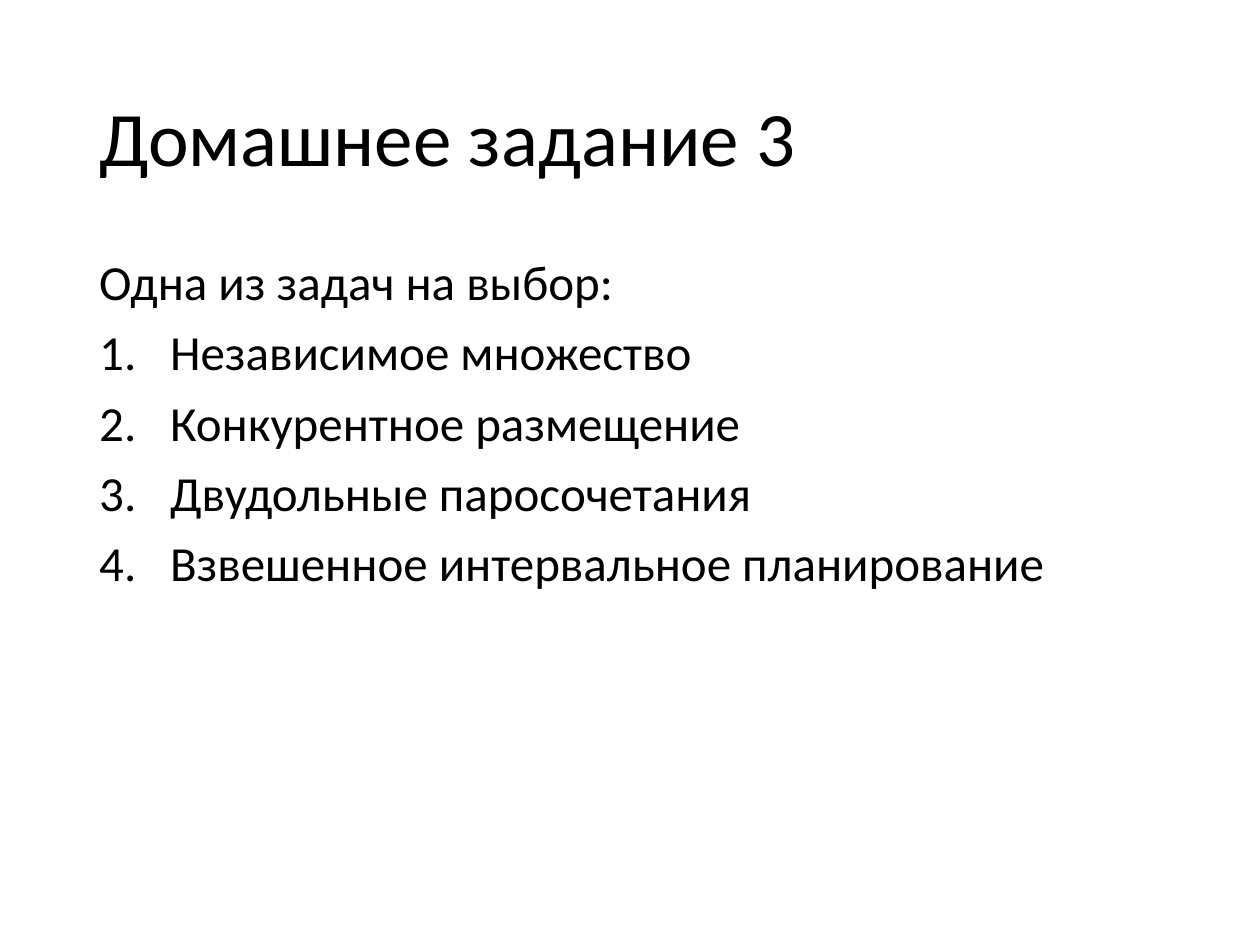
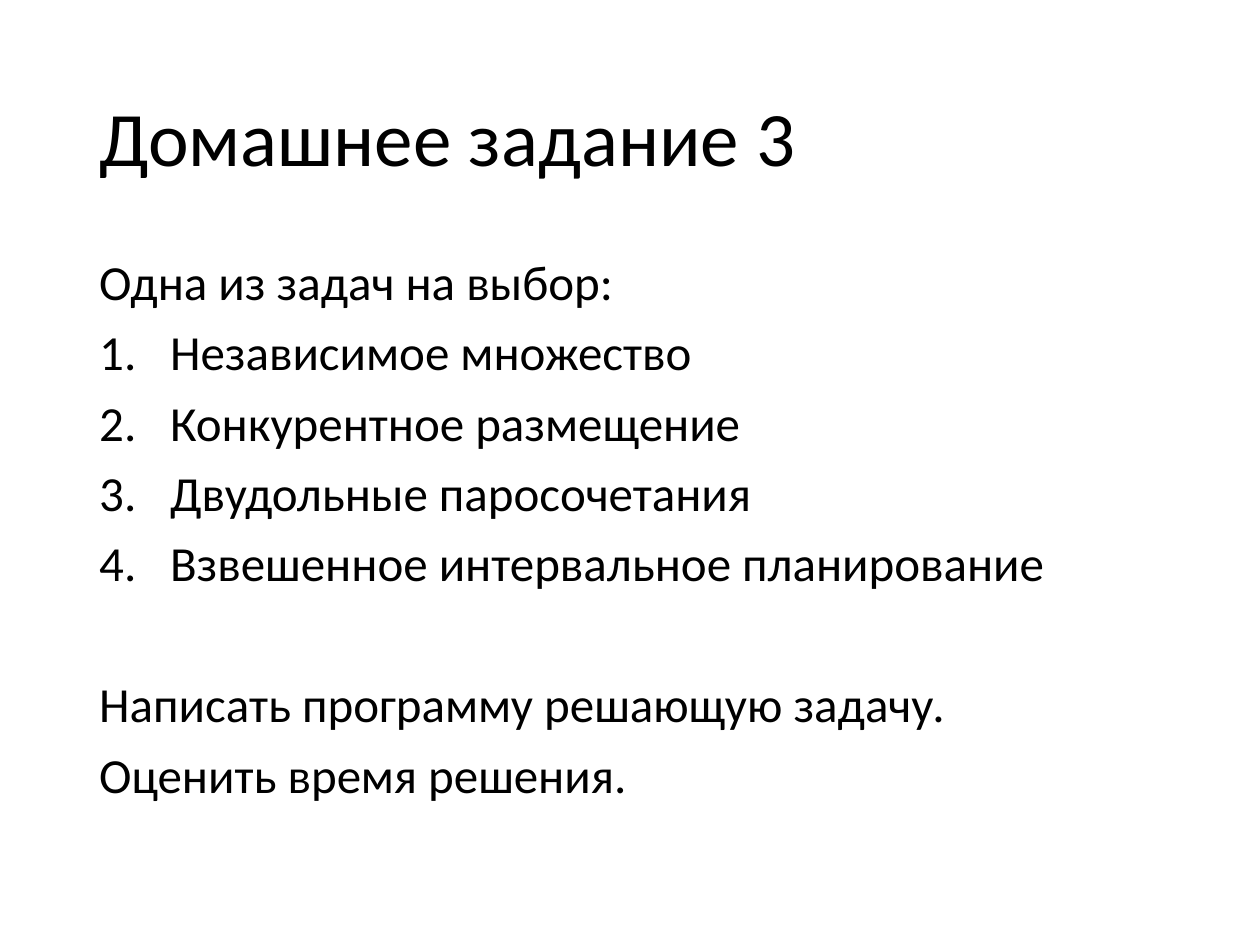
Before and after one commit to sudakov/algo-lab, a slide deck: slide 25 of practice.pptx. Drawn at 1260x945 pixels with LibreOffice and Linux fonts; fonts in the diff are those of the drawing. Boxes give left, top, right and bottom in pixels: in the first picture for what was removed or moved away, otherwise in the second. Text is boxed around its words. In the diff, an @@ line names an element or a change of style, - is before the commit and + after.

```diff
--- a/practice.pptx
+++ b/practice.pptx
@@ text at (99,690,945,801): paragraphs added @@
+Написать программу решающую задачу.
+Оценить время решения.
```
Also in this commit, not shown: 1 slide added, 2 other files.
